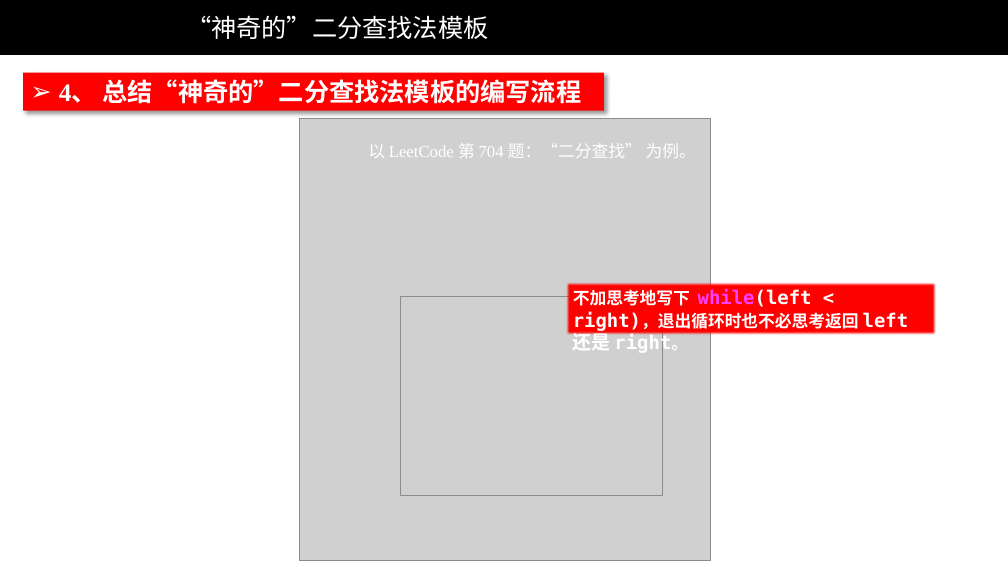
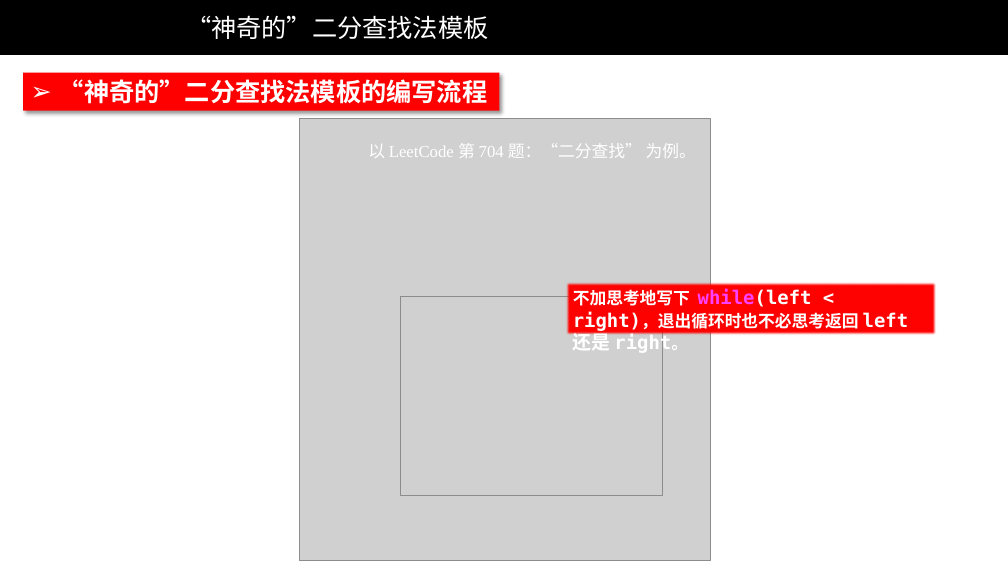
Before and after one commit to liweiwei1419/LeetCode-Solution-PPT, a slide deck: slide 3 of others/“神奇的”二分查找法模板-2（动画）.pptx. Drawn at 1008x567 pixels with LibreOffice and Linux fonts; fonts in the diff are those of the drawing; grey boxes stand for pictures; background and template pictures are left out. Boxes give left, top, right and bottom in pixels: in the first picture for what was removed or moved away, otherwise in the second. Text is boxed around its words. In the diff, an @@ line names an element or a change of style, - is before the commit and + after.

Commit message:
添加了神奇的二分查找法 PPT。

```diff
--- a/others/“神奇的”二分查找法模板-2（动画）.pptx
+++ b/others/“神奇的”二分查找法模板-2（动画）.pptx
@@ rectangle "“神奇的”二分查找法模板的编写流程": place and size @@
-rectangle "“神奇的”二分查找法模板的编写流程" at [23, 73, 604, 110]
+rectangle "“神奇的”二分查找法模板的编写流程" at [23, 73, 500, 110]
@@ text in rectangle at [59, 79, 487, 104]: text changed @@
-➢ 4、 总结“神奇的”二分查找法模板的编写流程
+➢ “神奇的”二分查找法模板的编写流程
```
Also in this commit, not shown: 9 other slides changed, 1 other file.
